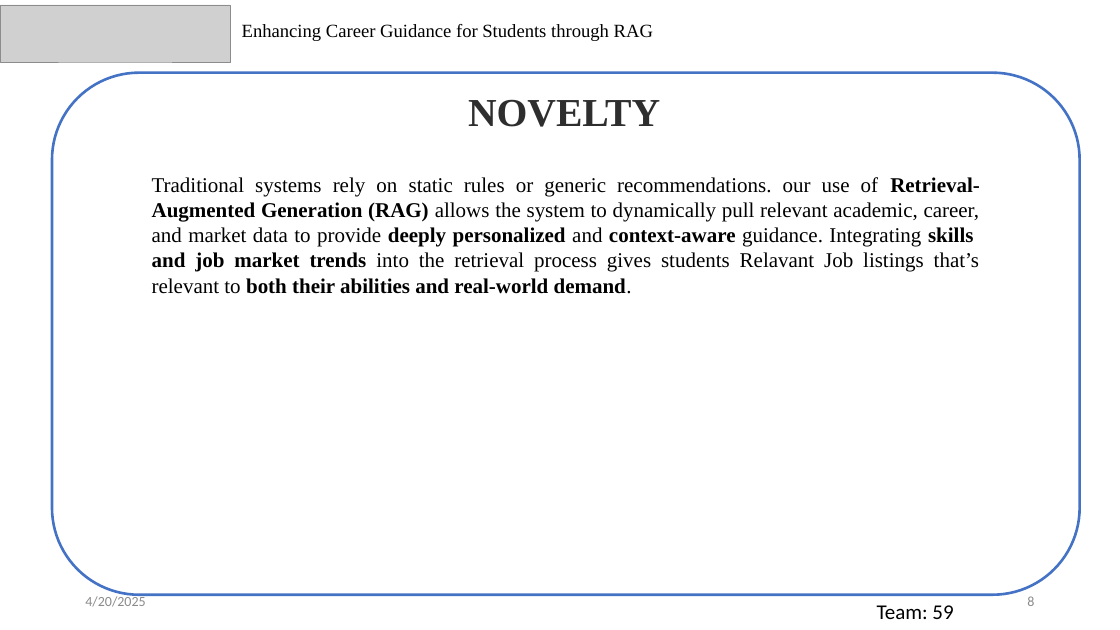
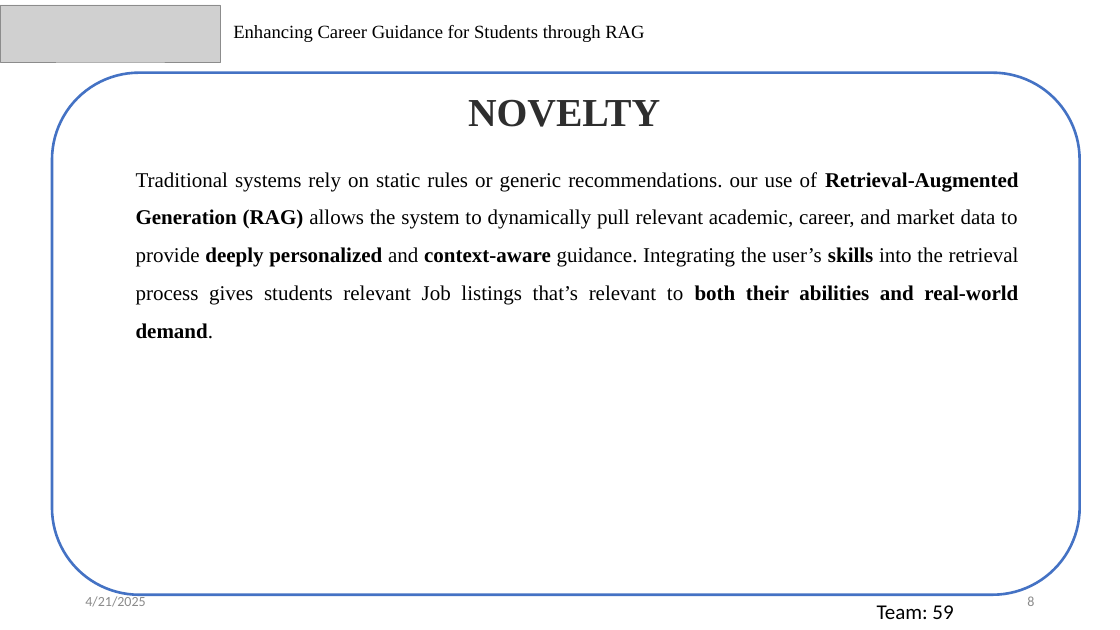
Before and after one commit to akhilswarop/RAG, a slide deck: slide 8 of External Review/External Review PPT.pptx. Drawn at 1120x630 pixels with LibreOffice and Linux fonts; fonts in the diff are those of the drawing; grey boxes stand for pictures. Boxes give left, top, right and bottom in pixels: in the first picture for what was removed or moved away, otherwise in the second. Text is boxed around its words. In the diff, an @@ line names an element or a change of style, - is before the commit and + after.

```diff
--- a/External Review/External Review PPT.pptx
+++ b/External Review/External Review PPT.pptx
@@ picture: place and size @@
-picture at (0, 5, 230, 62)
+picture at (0, 5, 220, 62)
@@ text "Enhancing Career Guidance for Students ...": place and size @@
-text "Enhancing Career Guidance for Students ..." at (242, 24, 653, 41)
+text "Enhancing Career Guidance for Students ..." at (233, 25, 644, 42)
@@ text at (136, 172, 1019, 339): text changed @@
-Traditional systems rely on static rules or generic recommendations. our use of Retrieval-Augmented Generation (RAG) allows the system to dynamically pull relevant academic, career, and market data to provide deeply personalized and context-aware guidance. Integrating skills and job market trends into the retrieval process gives students Relavant Job listings that’s relevant to both their abilities and real-world demand.
+Traditional systems rely on static rules or generic recommendations. our use of Retrieval-Augmented Generation (RAG) allows the system to dynamically pull relevant academic, career, and market data to provide deeply personalized and context-aware guidance. Integrating the user’s skills into the retrieval process gives students relevant Job listings that’s relevant to both their abilities and real-world demand.
@@ text at (85, 594, 145, 607): text changed @@
-4/20/2025
+4/21/2025
```
Also in this commit, not shown: 27 other slides changed, 4 slides added.
